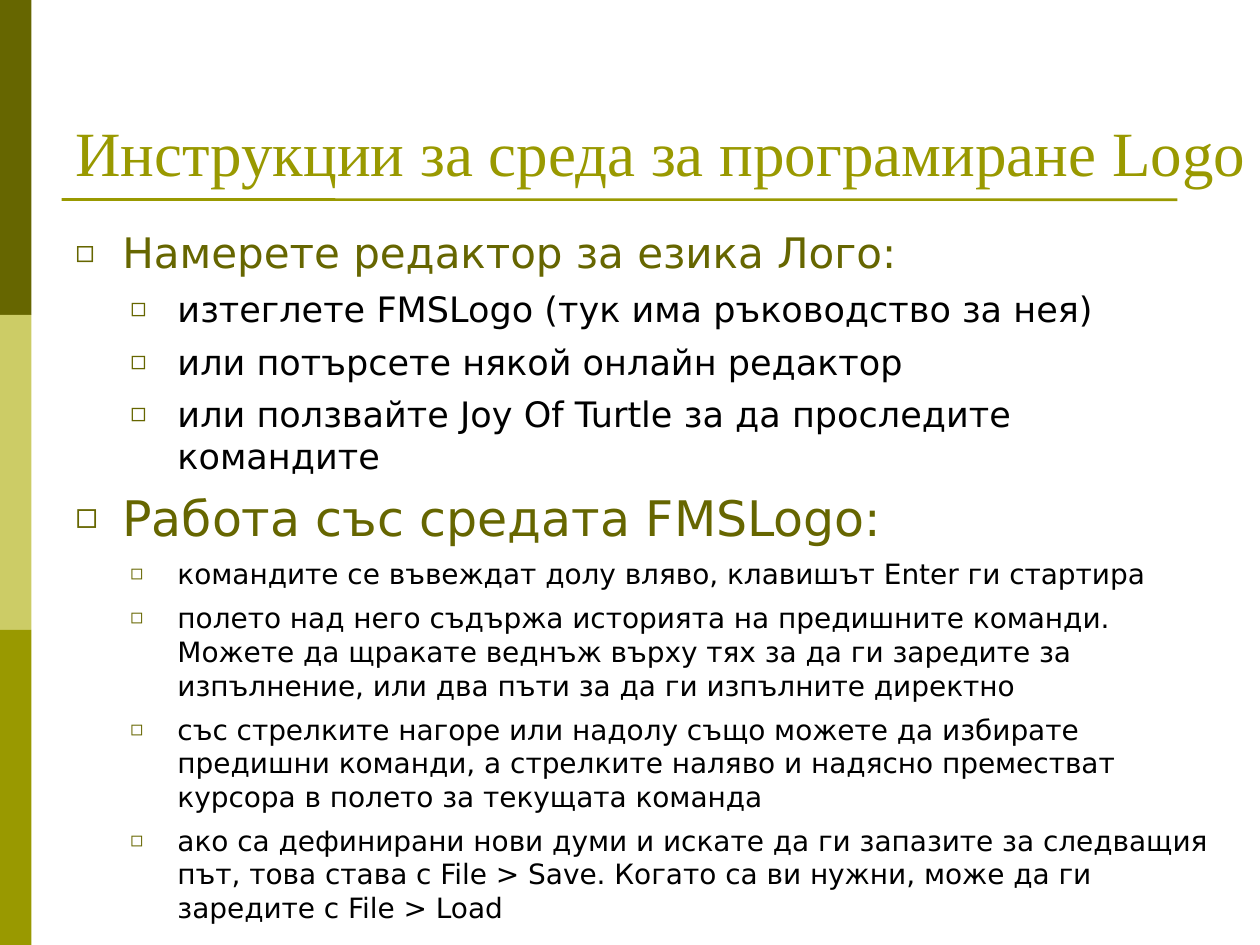
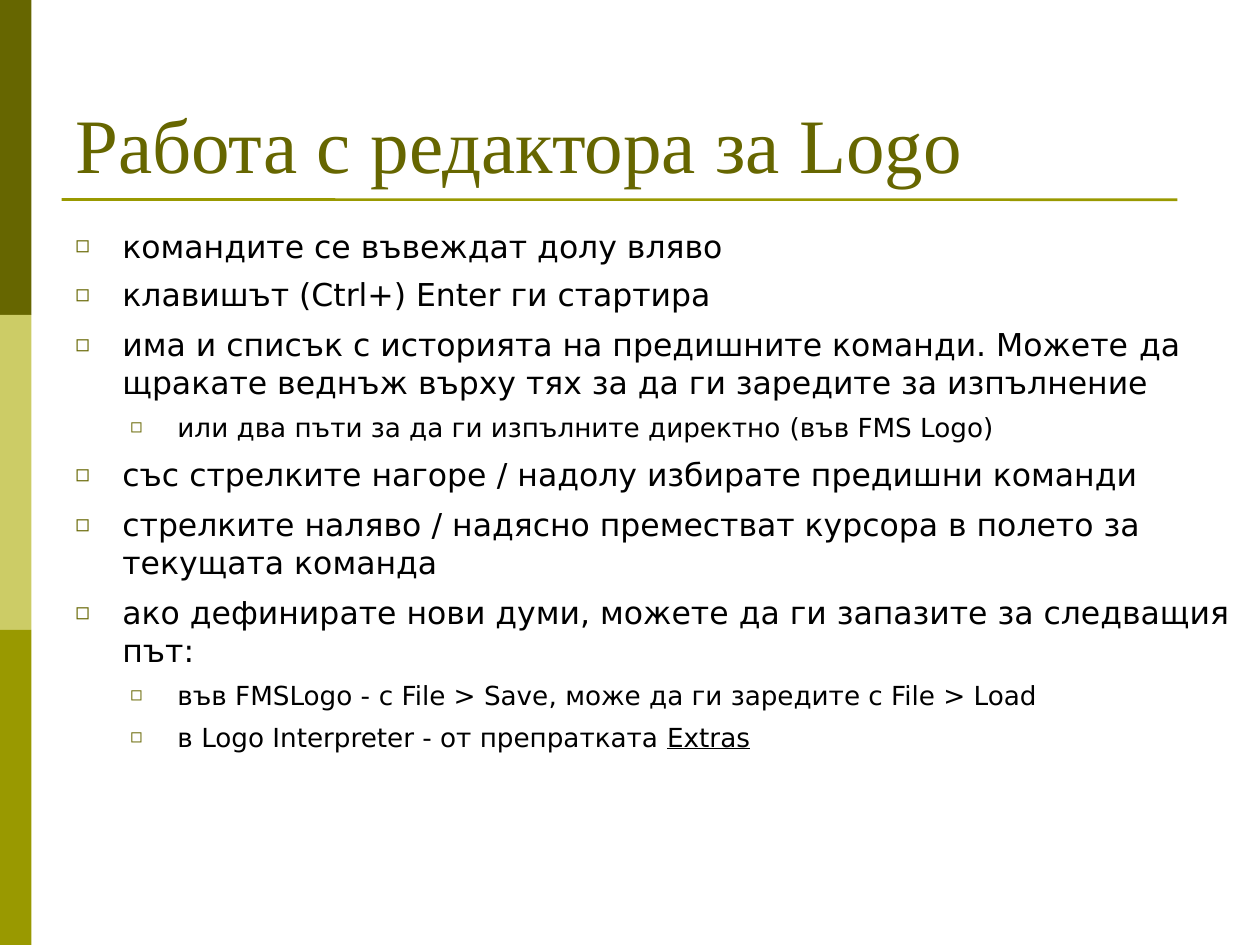
Before and after one commit to BG-IT-Edu/Free-Content, a slide deck: slide 4 of dmanolov/Информатика 8 клас (JavaScript)/03.Алгоритми/03.05.Команда за извикване на подалгоритъм (упражнение).ppt (slide 3 before the commit). Drawn at 1260x945 pixels with LibreOffice and Linux fonts; fonts in the diff are those of the drawing. Boxes give left, top, right and bottom in pixels: in the first picture for what was removed or moved away, otherwise in the second. Text is boxed around its words. In the diff, an @@ line names an element or a change of style, - is before the commit and + after.

```diff
--- a/dmanolov/Информатика 8 клас (JavaScript)/03.Алгоритми/03.05.Команда за извикване на подалгоритъм (упражнение).ppt
+++ b/dmanolov/Информатика 8 клас (JavaScript)/03.Алгоритми/03.05.Команда за извикване на подалгоритъм (упражнение).ppt
@@ title at (75,118,961,188): text changed; size 36 to 44 pt; text colour #999900 to #666600 @@
-Инструкции за среда за програмиране Logo
+Работа с редактора за Logo
@@ text at (122,240,1229,753): text changed; size 16 to 18 pt @@
-◻ Намерете редактор за езика Лого:
-  ◻ изтеглете FMSLogo (тук има ръководство за нея)
-  ◻ или потърсете някой онлайн редактор
-  ◻ или ползвайте Joy Of Turtle за да проследите командите
-◻ Работа със средата FMSLogo:
-  ◻ командите се въвеждат долу вляво, клавишът Enter ги стартира
-  ◻ полето над него съдържа историята на предишните команди. Можете да щракате веднъж върху тях за да ги заредите за изпълнение, или два пъти за да ги изпълните директно
-  ◻ със стрелките нагоре или надолу също можете да избирате предишни команди, а стрелките наляво и надясно преместват курсора в полето за текущата команда
-  ◻ ако са дефинирани нови думи и искате да ги запазите за следващия път, това става с File > Save. Когато са ви нужни, може да ги заредите с File > Load
+◻ командите се въвеждат долу вляво
+◻ клавишът (Ctrl+) Enter ги стартира
+◻ има и списък с историята на предишните команди. Можете да щракате веднъж върху тях за да ги заредите за изпълнение
+  ◻ или два пъти за да ги изпълните директно (във FMS Logo)
+◻ със стрелките нагоре / надолу избирате предишни команди
+◻ стрелките наляво / надясно преместват курсора в полето за текущата команда
+◻ ако дефинирате нови думи, можете да ги запазите за следващия път:
+  ◻ във FMSLogo - с File > Save, може да ги заредите с File > Load
+  ◻ в Logo Interpreter - от препратката Extras
```
Also in this commit, not shown: 2 other slides changed, 5 slides added, 13 other files.
